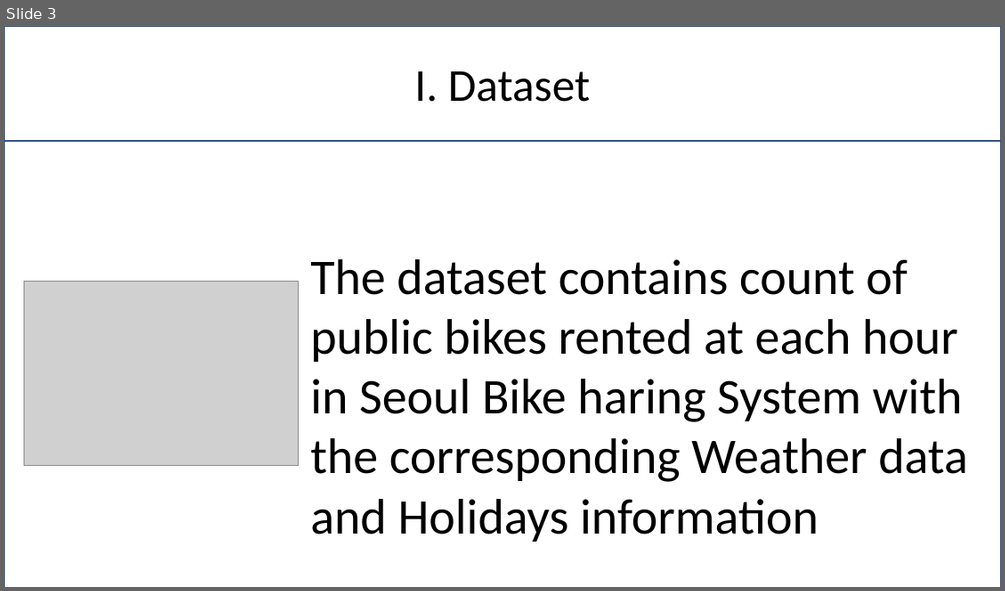
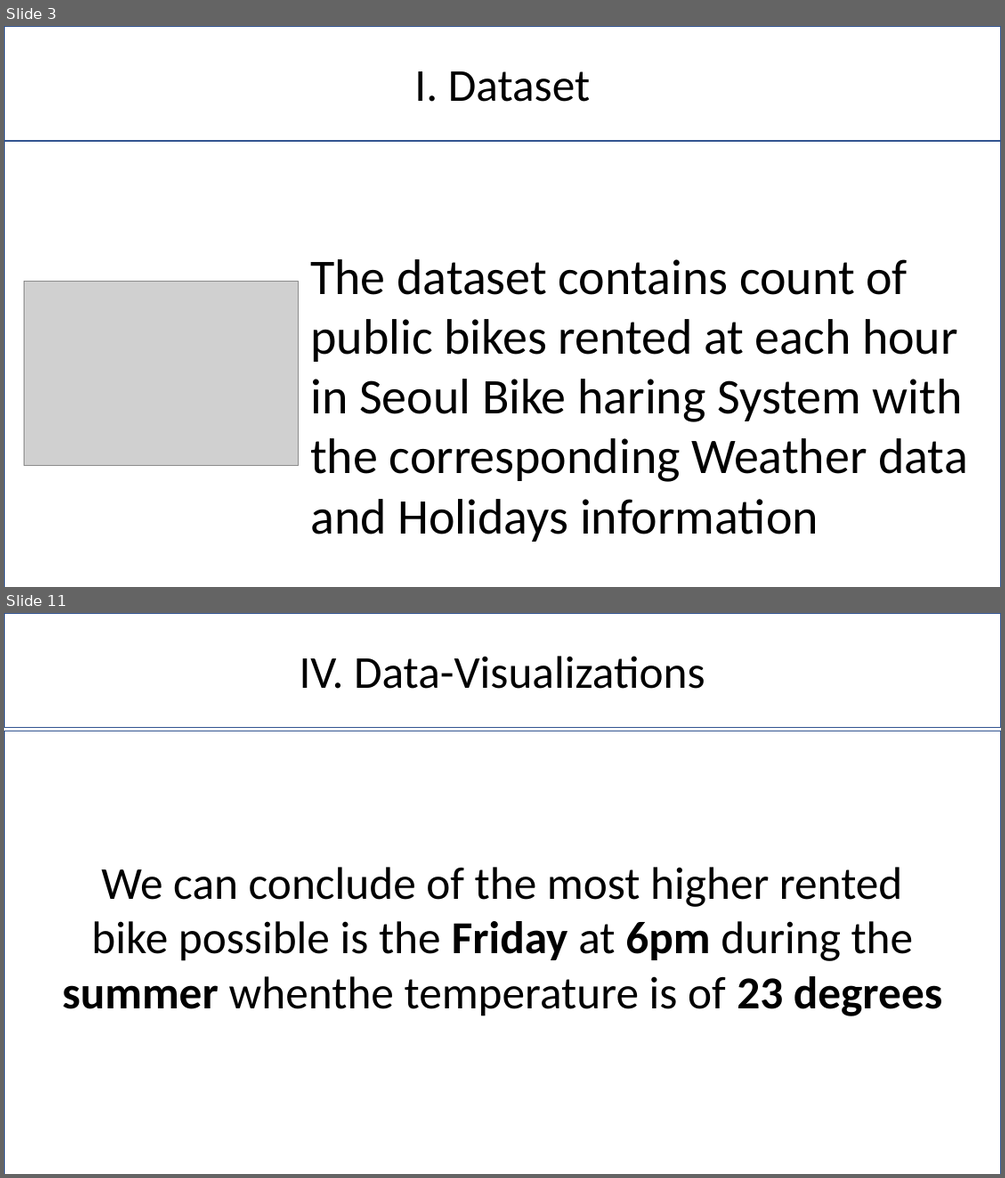
Before and after one commit to Pierre-Portfolio/Seoul-Bike-Sharing, a slide deck: livrable/rapport/SeoulPierreAnthony.pptx. Shown one above the other, each under a label of ours: slide 3 before the commit, slides 3 and 11 after it; the slides between them are not shown. The pictures are 1005x591 and 1005x1178 pixels, drawn with LibreOffice and Linux fonts; fonts in the diff are those of the drawing; grey boxes stand for pictures; background and template pictures are left out. Boxes give left, top, right and bottom in pixels: in the first picture for what was removed or moved away, otherwise in the second. Text is boxed around its words. In the diff, an @@ line names an element or a change of style, - is before the commit and + after.

```diff
--- a/livrable/rapport/SeoulPierreAnthony.pptx
+++ b/livrable/rapport/SeoulPierreAnthony.pptx
@@ slide 11 added at (4, 613, 1001, 1174), background picture (left out) @@
@@ rectangle added at (4, 613, 1001, 728), fill #FFFFFF at 73% opacity, outline #325491 1 pt, 44 pt, text #000000 @@
+IV. Data-Visualizations
@@ rectangle added at (4, 730, 1001, 1174), fill #FFFFFF at 92% opacity, outline #325491 1 pt @@
@@ text added at (62, 867, 942, 1016), 44 pt, text #000000 @@
+We can conclude of the most higher rented bike possible is the Friday at 6pm during the summer whenthe temperature is of 23 degrees
```
Also in this commit, not shown: 5 slides changed, 5 other slides added.
